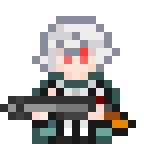
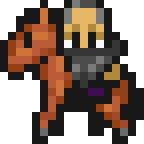
Two versions of the same layered image (144px x 144px). Layer-by-layer changes:
added group "Wismer" with 3 layers above "ciol" over [0, 0, 144, 144]
added layer "Gnome copy" in group "Wismer" over [56, 0, 128, 104]
added layer "Gnome_cheval" (5th of 5, in "Wismer") in group "Wismer" over [0, 0, 144, 144]
hid group "ciol" (17 layers) over [0, 0, 144, 144]
